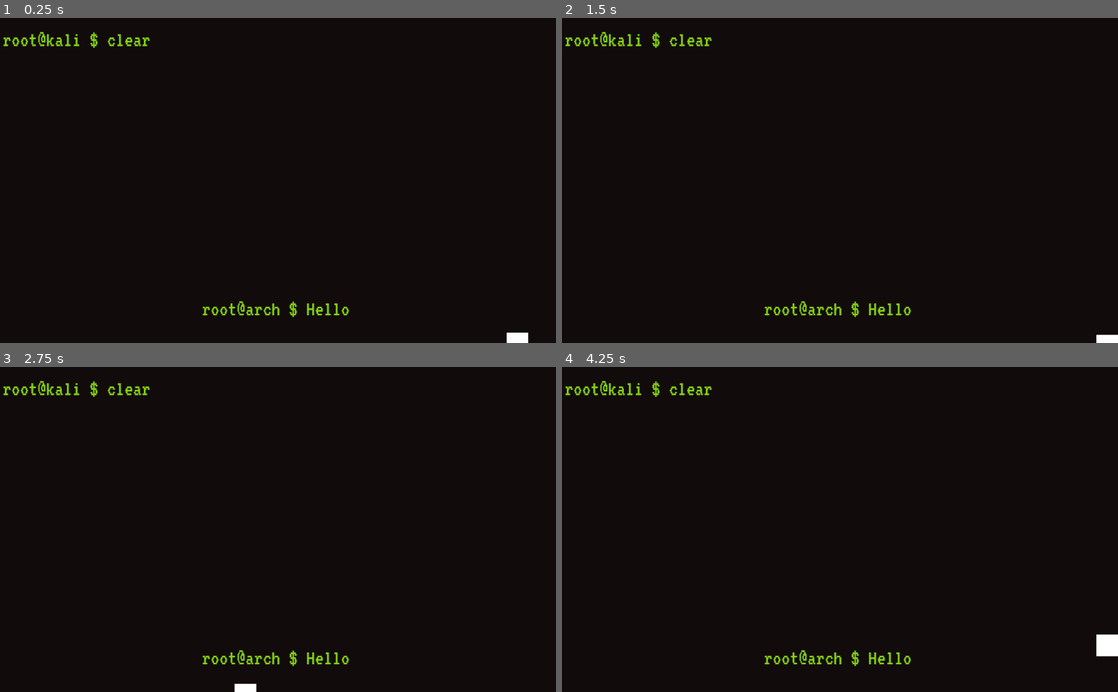
Above: before the commit, frames 1-4 (two rows, left to right).
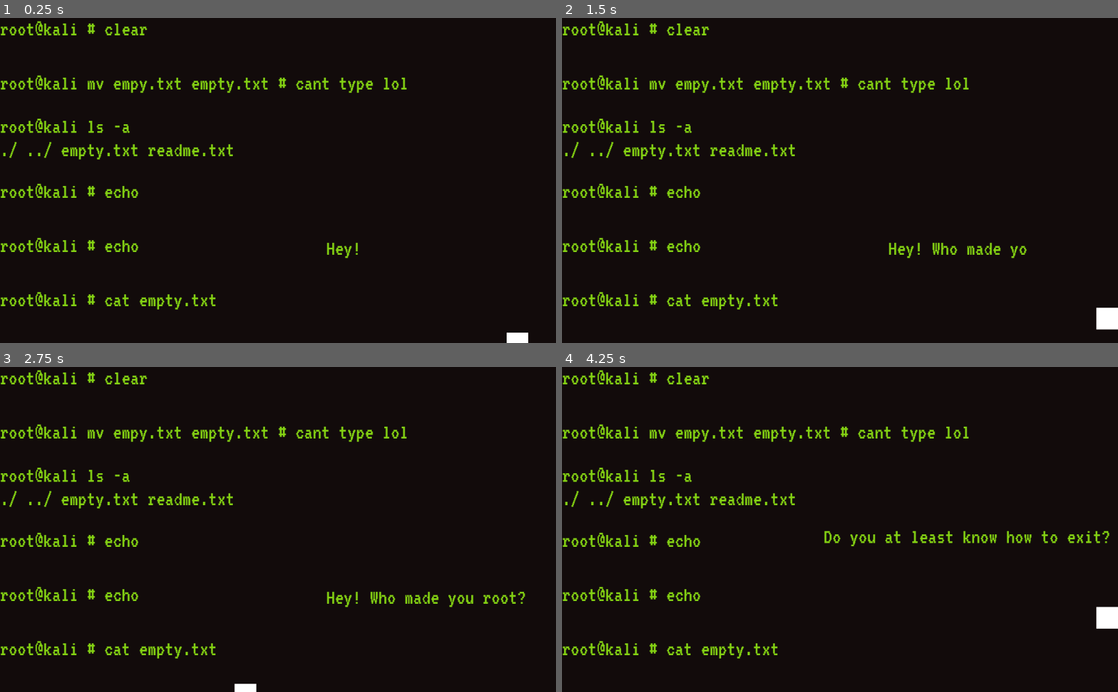
Above: after the commit, the same moments.

Repository: zsaquarian/wowie-3.0-game
Game: Godot game, scene res://levels/Level1.tscn
The game is run twice, just before and just after one commit, with the same random seed, the same clock (stepped at 60 frames per second) and the same inputs.
Inputs:
- Up to frame 1 (0.25 s): no input
- Up to frame 2 (1.5 s): tap Enter at 0.5 s; hold Right (right) from 0.53 s (still down); tap Space (jump) at 0.77 s
- Up to frame 3 (2.75 s): tap Space (jump) at 1.52 s; release Right (right) at 2.03 s; hold Left (left) from 2.03 s (still down)
- Up to frame 4 (4.25 s): release Left (left) at 2.78 s; hold Right (right) from 2.78 s (still down); tap Space (jump) at 3.02, 3.77 s

The runs differ from the first frame. In frame 1, 4.6% of the frame differs, in the area x 0-74%, y 0-93%; in frame 2, 5.3%; in frame 3, 5.0%; in frame 4, 5.8%, in the area x 0-100%, y 0-93%.

Commit message:
:sparkles: Made level 1 (Tutorial)
Made level 1 and also made some changes to terminal text node

Diff:
--- a/EndLevel.tscn
+++ b/EndLevel.tscn
@@ -4,7 +4,7 @@
 [ext_resource path="res://EndLevel.gd" type="Script" id=2]
 
 [sub_resource type="RectangleShape2D" id=1]
-extents = Vector2( 135.885, 20.9792 )
+extents = Vector2( 291.449, 40.954 )
 
 [node name="EndLevel" type="Area2D"]
 script = ExtResource( 2 )
@@ -12,10 +12,7 @@
 [node name="TerminalText" parent="." instance=ExtResource( 1 )]
 text = "clear"
 prompt = true
-prompt_string = "root@kali $"
-
-[node name="CollisionShape2D" parent="TerminalText" index="0"]
-one_way_collision = true
+prompt_string = "root@kali #"
 
 [node name="CollisionShape2D" type="CollisionShape2D" parent="."]
 shape = SubResource( 1 )
--- /dev/null
+++ b/OutputText.tscn
@@ -0,0 +1,8 @@
+[gd_scene load_steps=2 format=2]
+
+[sub_resource type="RectangleShape2D" id=1]
+
+[node name="StaticBody2D" type="StaticBody2D"]
+
+[node name="CollisionShape2D" type="CollisionShape2D" parent="."]
+shape = SubResource( 1 )
--- a/Player.gd
+++ b/Player.gd
@@ -2,7 +2,7 @@
 
 var velocity = Vector2(0, 0)
 const SPEED = 100
-const JUMP_FORCE = -600
+const JUMP_FORCE = -700
 
 func _physics_process(_delta):
 	if Input.is_action_pressed("right"):
--- a/TerminalText.gd
+++ b/TerminalText.gd
@@ -1,6 +1,6 @@
 extends StaticBody2D
 
-export var text = ""
+export (String, MULTILINE) var text
 export var prompt: bool
 export var prompt_string: String
 onready var label = $Label
@@ -17,15 +17,33 @@
 		update_label()
 
 func update_label():
+	var lines = len(text_with_prompt().split("\n"))
 	label.text = text_with_prompt()
 	var size = font.get_string_size(text_with_prompt())
+	var max_line_length = -1
+
+	for i in lines:
+		var temp = font.get_string_size(text_with_prompt().split("\n")[i]).x
+		if temp > max_line_length:
+			max_line_length = temp
+
+	size.x = max_line_length
+
+	print(size.x, ", ", size.y)
+	# Force label to be at the center of the parent
 	label.rect_size.x = size.x
-	label.rect_size.y = size.y - 10
-
-	label.rect_position.x = -size.x / 2
-	label.rect_position.y = -size.y / 2 - 5
-
-	collision.shape.set_extents(Vector2(size.x / 2, size.y / 2))
+	label.rect_size.y = size.y
+	if lines > 1:
+		label.rect_position.y = -size.y / 2
+	# Change collision shape extents to match word size
+	#$CollisionShape2D.get_shape().extents = Vector2(size.x / 2, size.y / 2)
+	# ^^^^ Can't do this, because it affects all words in the scene
+	# Make a new collision shape for this word
+	size.y *= lines
+	var shape = RectangleShape2D.new()
+	shape.set_extents(Vector2(size.x, size.y / 2))
+	collision.set_shape(shape)
+	collision.one_way_collision = true
 
 func text_with_prompt():
 	return prompt_string + " " + text if prompt else text
--- a/TerminalText.tscn
+++ b/TerminalText.tscn
@@ -3,18 +3,19 @@
 [ext_resource path="res://TerminalText.gd" type="Script" id=1]
 
 [sub_resource type="RectangleShape2D" id=1]
+extents = Vector2( 20, 20 )
 
 [node name="TerminalText" type="StaticBody2D"]
 script = ExtResource( 1 )
 
 [node name="CollisionShape2D" type="CollisionShape2D" parent="."]
+position = Vector2( 20, 20 )
 shape = SubResource( 1 )
+one_way_collision = true
 
 [node name="Label" type="Label" parent="."]
-margin_left = -20.0
-margin_top = -20.0
-margin_right = 20.0
-margin_bottom = 20.0
+margin_right = 40.0
+margin_bottom = 40.0
 custom_colors/font_color = Color( 0.521569, 0.827451, 0.0784314, 1 )
 valign = 1
 __meta__ = {
--- /dev/null
+++ b/levels/Level1.gd
@@ -0,0 +1,32 @@
+extends Node2D
+
+var triggered = false
+
+func _ready():
+	$Label.percent_visible = 0
+	$Label2.percent_visible = 0
+	$Label3.percent_visible = 0
+	$Triggers/Trigger1.connect("body_entered", self, "_trigger_1")
+	$Triggers/Trigger2.connect("body_entered", self, "_trigger_2")
+	$Triggers/Trigger3.connect("body_entered", self, "_trigger_3")
+
+func _trigger_1(body):
+	if body.name == "Player" and not triggered:
+		$Triggers/Trigger1.disconnect("body_entered", self, "_trigger_1")
+		$AnimationPlayer.play("ShowText1")
+		triggered = true
+
+func _trigger_2(body):
+	if body.name == "Player" and not triggered:
+		$Triggers/Trigger2.disconnect("body_entered", self, "_trigger_2")
+		$AnimationPlayer.play("ShowText2")
+		triggered = true
+
+func _trigger_3(body):
+	if body.name == "Player" and not triggered:
+		$Triggers/Trigger3.disconnect("body_entered", self, "_trigger_3")
+		$AnimationPlayer.play("ShowText3")
+		triggered = true
+
+func _on_animation_finished(_anim_name):
+	triggered = false
--- a/levels/Level1.tscn
+++ b/levels/Level1.tscn
@@ -1,37 +1,170 @@
-[gd_scene load_steps=4 format=2]
+[gd_scene load_steps=13 format=2]
 
 [ext_resource path="res://TerminalText.tscn" type="PackedScene" id=1]
 [ext_resource path="res://Main.tscn" type="PackedScene" id=2]
 [ext_resource path="res://EndLevel.tscn" type="PackedScene" id=3]
+[ext_resource path="res://assets/font/VT323-Regular.ttf" type="DynamicFontData" id=4]
+[ext_resource path="res://levels/Level1.gd" type="Script" id=5]
+
+[sub_resource type="DynamicFont" id=1]
+size = 40
+font_data = ExtResource( 4 )
+
+[sub_resource type="Animation" id=2]
+resource_name = "ShowText1"
+length = 3.0
+tracks/0/type = "value"
+tracks/0/path = NodePath("Label:percent_visible")
+tracks/0/interp = 1
+tracks/0/loop_wrap = true
+tracks/0/imported = false
+tracks/0/enabled = true
+tracks/0/keys = {
+"times": PoolRealArray( 0, 0.1, 0.2, 0.5, 0.8, 1.2, 1.6, 2, 2.2, 2.8, 3 ),
+"transitions": PoolRealArray( 1, 1, 1, 1, 1, 1, 1, 1, 1, 1, 1 ),
+"update": 0,
+"values": [ 0.0, 0.0, 0.235, 0.225, 0.372, 0.588, 0.784, 0.77, 1.0, 1.0, 0.0 ]
+}
+
+[sub_resource type="Animation" id=4]
+resource_name = "ShowText2"
+length = 2.0
+tracks/0/type = "value"
+tracks/0/path = NodePath("Label2:percent_visible")
+tracks/0/interp = 1
+tracks/0/loop_wrap = true
+tracks/0/imported = false
+tracks/0/enabled = true
+tracks/0/keys = {
+"times": PoolRealArray( 0, 0.7, 1, 1.7, 2 ),
+"transitions": PoolRealArray( 1, 1, 1, 1, 1 ),
+"update": 0,
+"values": [ 0.0, 0.843, 1.0, 1.0, 0.0 ]
+}
+
+[sub_resource type="Animation" id=6]
+resource_name = "ShowText3"
+length = 3.0
+tracks/0/type = "value"
+tracks/0/path = NodePath("Label3:percent_visible")
+tracks/0/interp = 1
+tracks/0/loop_wrap = true
+tracks/0/imported = false
+tracks/0/enabled = true
+tracks/0/keys = {
+"times": PoolRealArray( 0, 0.1, 0.3, 0.4, 1.5, 2.7, 3 ),
+"transitions": PoolRealArray( 1, 1, 1, 1, 1, 1, 1 ),
+"update": 0,
+"values": [ 0.0, 0.059, 0.059, 0.137, 1.0, 1.0, 0.0 ]
+}
+
+[sub_resource type="RectangleShape2D" id=3]
+extents = Vector2( 163.503, 117.616 )
+
+[sub_resource type="RectangleShape2D" id=5]
+extents = Vector2( 79.4593, 129.934 )
+
+[sub_resource type="RectangleShape2D" id=7]
+extents = Vector2( 123.353, 213.192 )
 
 [node name="Level1" type="Node2D"]
-
-[node name="TerminalText" parent="." instance=ExtResource( 1 )]
-position = Vector2( 507.897, 541.801 )
-text = "Hello"
-prompt = true
-prompt_string = "root@arch $"
-
-[node name="TerminalText2" parent="." instance=ExtResource( 1 )]
-position = Vector2( 177.515, 436.29 )
-
-[node name="TerminalText4" parent="." instance=ExtResource( 1 )]
-position = Vector2( 298.677, 179.711 )
-
-[node name="TerminalText7" parent="." instance=ExtResource( 1 )]
-position = Vector2( 230.969, 129.82 )
-
-[node name="TerminalText5" parent="." instance=ExtResource( 1 )]
-position = Vector2( 473.293, 261.674 )
-
-[node name="TerminalText6" parent="." instance=ExtResource( 1 )]
-position = Vector2( 298.677, 347.2 )
-
-[node name="TerminalText3" parent="." instance=ExtResource( 1 )]
-position = Vector2( 344.488, 496.683 )
+script = ExtResource( 5 )
 
 [node name="Main" parent="." instance=ExtResource( 2 )]
 
 [node name="EndLevel" parent="." instance=ExtResource( 3 )]
-position = Vector2( 141.435, 45.0568 )
 next_world = "res://Main.tscn"
+
+[node name="TerminalText" parent="." instance=ExtResource( 1 )]
+position = Vector2( 0, 500 )
+text = "cat empty.txt"
+prompt = true
+prompt_string = "root@kali #"
+
+[node name="TerminalText2" parent="." instance=ExtResource( 1 )]
+position = Vector2( 0, 400 )
+text = "echo"
+prompt = true
+prompt_string = "root@kali #"
+
+[node name="TerminalText3" parent="." instance=ExtResource( 1 )]
+position = Vector2( 0, 300 )
+text = "echo"
+prompt = true
+prompt_string = "root@kali #"
+
+[node name="TerminalText4" parent="." instance=ExtResource( 1 )]
+position = Vector2( 0, 200 )
+text = "ls -a
+./ ../ empty.txt readme.txt"
+prompt = true
+prompt_string = "root@kali"
+
+[node name="TerminalText5" parent="." instance=ExtResource( 1 )]
+position = Vector2( 0, 100 )
+text = "mv empy.txt empty.txt # cant type lol"
+prompt = true
+prompt_string = "root@kali"
+
+[node name="Label" type="Label" parent="."]
+margin_left = 600.606
+margin_top = 404.724
+margin_right = 968.606
+margin_bottom = 444.724
+custom_fonts/font = SubResource( 1 )
+custom_colors/font_color = Color( 0.521569, 0.827451, 0.0784314, 1 )
+text = "Hey! Who made you root?"
+__meta__ = {
+"_edit_use_anchors_": false
+}
+
+[node name="Label2" type="Label" parent="."]
+margin_left = 481.811
+margin_top = 293.37
+margin_right = 1009.81
+margin_bottom = 333.37
+custom_fonts/font = SubResource( 1 )
+custom_colors/font_color = Color( 0.521569, 0.827451, 0.0784314, 1 )
+text = "Do you at least know how to exit?"
+__meta__ = {
+"_edit_use_anchors_": false
+}
+
+[node name="Label3" type="Label" parent="."]
+margin_left = 517.32
+margin_top = 146.566
+margin_right = 1045.32
+margin_bottom = 272.566
+custom_fonts/font = SubResource( 1 )
+custom_colors/font_color = Color( 0.521569, 0.827451, 0.0784314, 1 )
+text = "No? Fine, I'll help you out. Jump on the command history and reach the clear command."
+autowrap = true
+__meta__ = {
+"_edit_use_anchors_": false
+}
+
+[node name="AnimationPlayer" type="AnimationPlayer" parent="."]
+anims/ShowText1 = SubResource( 2 )
+anims/ShowText2 = SubResource( 4 )
+anims/ShowText3 = SubResource( 6 )
+
+[node name="Triggers" type="Node2D" parent="."]
+
+[node name="Trigger1" type="Area2D" parent="Triggers"]
+
+[node name="CollisionShape2D" type="CollisionShape2D" parent="Triggers/Trigger1"]
+position = Vector2( 786.622, 541.039 )
+shape = SubResource( 3 )
+
+[node name="Trigger2" type="Area2D" parent="Triggers"]
+
+[node name="CollisionShape2D" type="CollisionShape2D" parent="Triggers/Trigger2"]
+position = Vector2( 603.261, 535.452 )
+shape = SubResource( 5 )
+
+[node name="Trigger3" type="Area2D" parent="Triggers"]
+
+[node name="CollisionShape2D" type="CollisionShape2D" parent="Triggers/Trigger3"]
+position = Vector2( 310.462, 544.711 )
+shape = SubResource( 7 )
+[connection signal="animation_finished" from="AnimationPlayer" to="." method="_on_animation_finished"]
